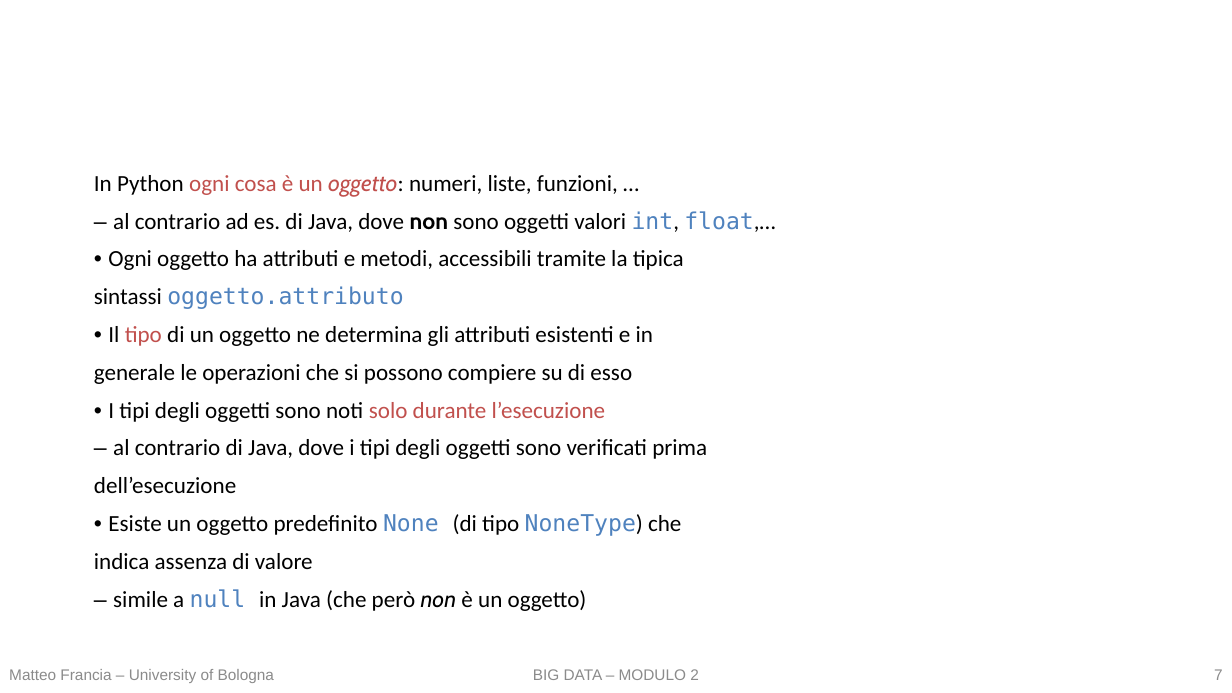
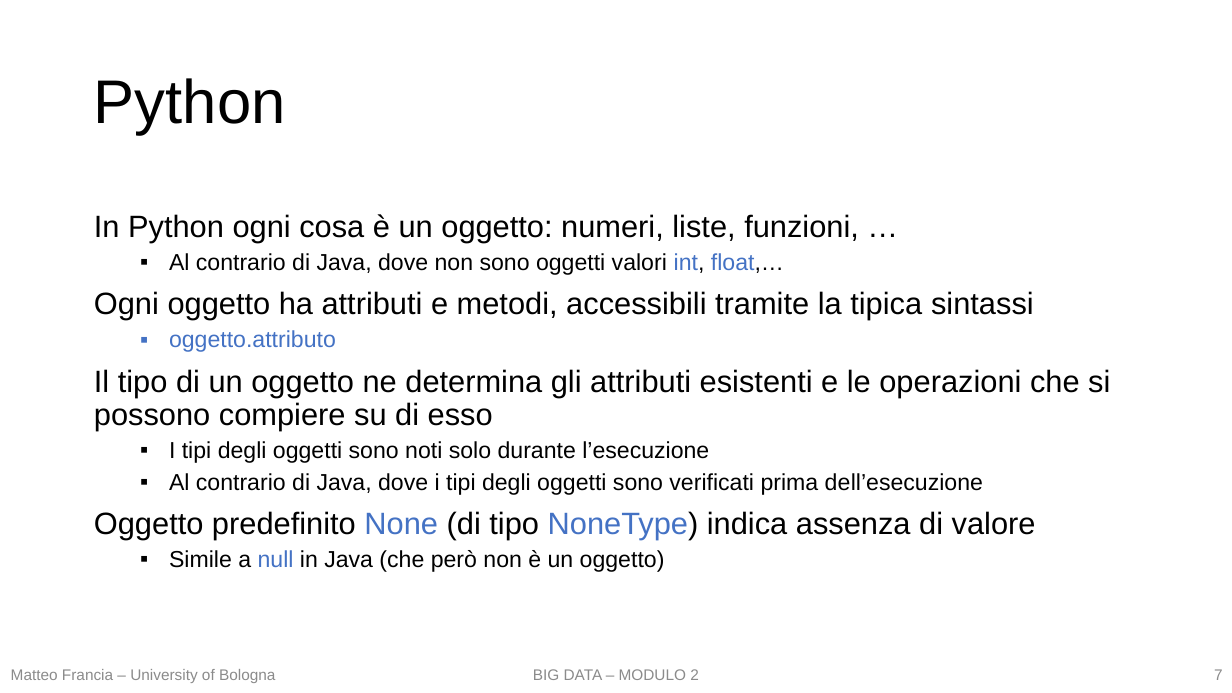
Before and after one commit to w4bo/teaching-handsondatapipelines, a slide deck: slide 7 of 01 - DataPreprocessing/01 - DataPreprocessing.pptx. Drawn at 1232x693 pixels with LibreOffice and Linux fonts; fonts in the diff are those of the drawing. Boxes give left, top, right and bottom in pixels: in the first picture for what was removed or moved away, otherwise in the second. Text is boxed around its words. In the diff, an @@ line names an element or a change of style, - is before the commit and + after.

```diff
--- a/01 - DataPreprocessing/01 - DataPreprocessing.pptx
+++ b/01 - DataPreprocessing/01 - DataPreprocessing.pptx
@@ title added at <box>94,78,286,135</box>, 48 pt, text #000000 @@
+Python
@@ text at <box>94,214,859,243</box>: size 18 to 24 pt, font Calibri to Arial in "In Python ogni cosa è un oggetto: ..."; font Cabin to Arial, italic off in "oggetto:"; text colour #C1504D to #000000 in "ogni cosa è un oggetto:" @@
@@ text at <box>94,253,1110,572</box>: text changed; font Calibri to Arial @@
-– al contrario ad es. di Java, dove non sono oggetti valori int, float,…
-• Ogni oggetto ha attributi e metodi, accessibili tramite la tipica
-sintassi oggetto.attributo
-• Il tipo di un oggetto ne determina gli attributi esistenti e in
-generale le operazioni che si possono compiere su di esso
-• I tipi degli oggetti sono noti solo durante l’esecuzione
-– al contrario di Java, dove i tipi degli oggetti sono verificati prima
-dell’esecuzione
-• Esiste un oggetto predefinito None (di tipo NoneType) che
-indica assenza di valore
-– simile a null in Java (che però non è un oggetto)
+  ▪ Al contrario di Java, dove non sono oggetti valori int, float,…
+Ogni oggetto ha attributi e metodi, accessibili tramite la tipica sintassi
+  ▪ oggetto.attributo
+Il tipo di un oggetto ne determina gli attributi esistenti e le operazioni che si possono compiere su di esso
+  ▪ I tipi degli oggetti sono noti solo durante l’esecuzione
+  ▪ Al contrario di Java, dove i tipi degli oggetti sono verificati prima dell’esecuzione
+Oggetto predefinito None (di tipo NoneType) indica assenza di valore
+  ▪ Simile a null in Java (che però non è un oggetto)
@@ text "Matteo Francia – University of ..." at <box>11,669,275,683</box>: alignment left to centre @@
```
Also in this commit, not shown: 24 other slides changed, 2 slides removed, 1 other file.
